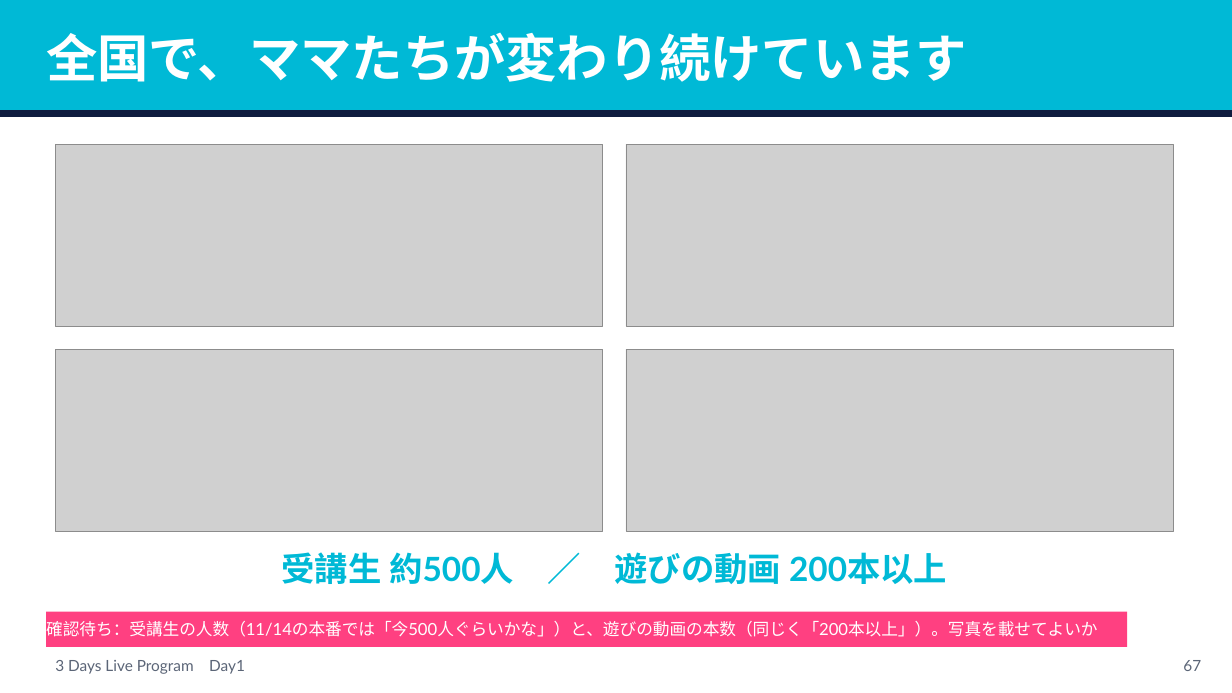
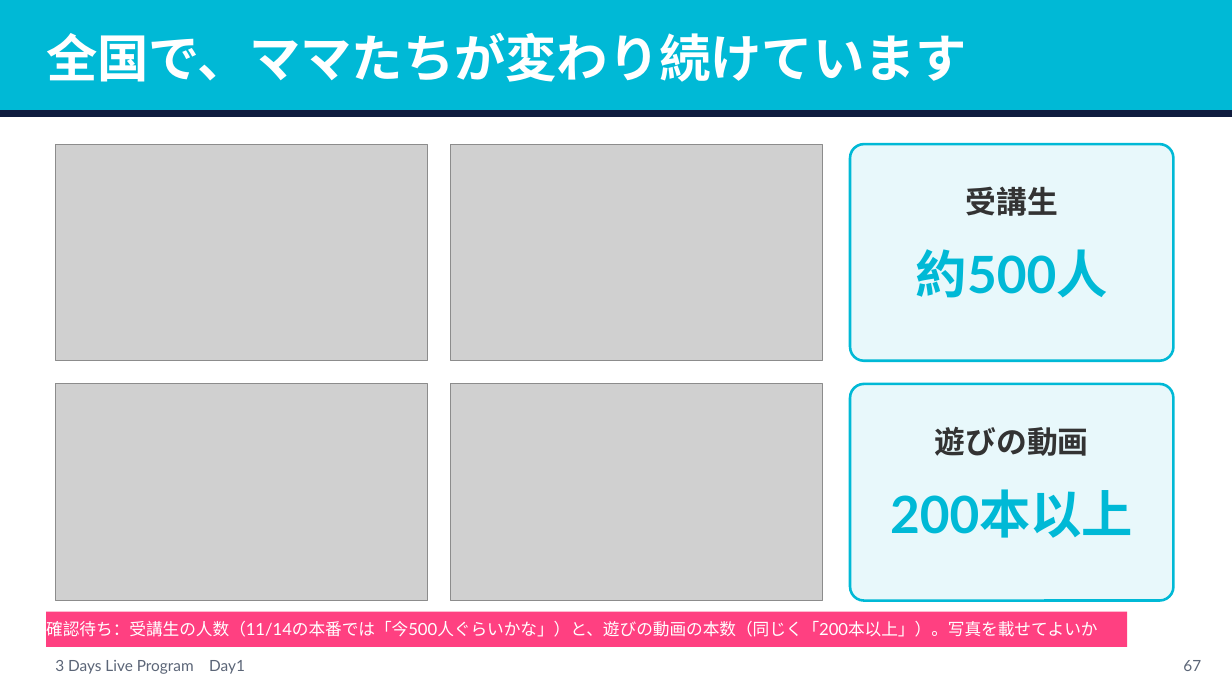
Before and after one commit to tanakayuc/static-pages, a slide deck: slide 67 of pigmarion-homeinter-3days-live/day1/v2/homeinter-day1-v2.pptx. Drawn at 1232x693 pixels with LibreOffice and Linux fonts; fonts in the diff are those of the drawing; grey boxes stand for pictures. Boxes give left, top, right and bottom in pixels: in the first picture for what was removed or moved away, otherwise in the second. Text is boxed around its words. In the diff, an @@ line names an element or a change of style, - is before the commit and + after.

```diff
--- a/pigmarion-homeinter-3days-live/day1/v2/homeinter-day1-v2.pptx
+++ b/pigmarion-homeinter-3days-live/day1/v2/homeinter-day1-v2.pptx
@@ picture: place and size @@
-picture at bbox=[55, 144, 603, 326]
+picture at bbox=[55, 144, 428, 361]
@@ picture: place and size @@
-picture at bbox=[627, 144, 1174, 326]
+picture at bbox=[451, 144, 823, 361]
@@ rounded rectangle added at bbox=[850, 144, 1174, 361], fill #E8F8FB, outline #00B9D6 2 pt @@
@@ text added at bbox=[966, 186, 1058, 216], 24 pt, text #333333, bold @@
+受講生
@@ text added at bbox=[916, 249, 1108, 298], 40 pt, text #00B9D6, bold @@
+約500人
@@ picture: place and size @@
-picture at bbox=[55, 349, 603, 531]
+picture at bbox=[55, 384, 428, 602]
@@ picture: place and size @@
-picture at bbox=[627, 349, 1174, 531]
+picture at bbox=[451, 384, 823, 602]
@@ rounded rectangle added at bbox=[850, 384, 1174, 602], fill #E8F8FB, outline #00B9D6 2 pt @@
@@ text at bbox=[935, 426, 1089, 456]: text changed; size 26 to 24 pt; text colour #00B9D6 to #333333 @@
-受講生 約500人 ／ 遊びの動画 200本以上
+遊びの動画
@@ text added at bbox=[890, 489, 1133, 538], 40 pt, text #00B9D6, bold @@
+200本以上
```
Also in this commit, not shown: 1 other slide changed, 4 other files.
